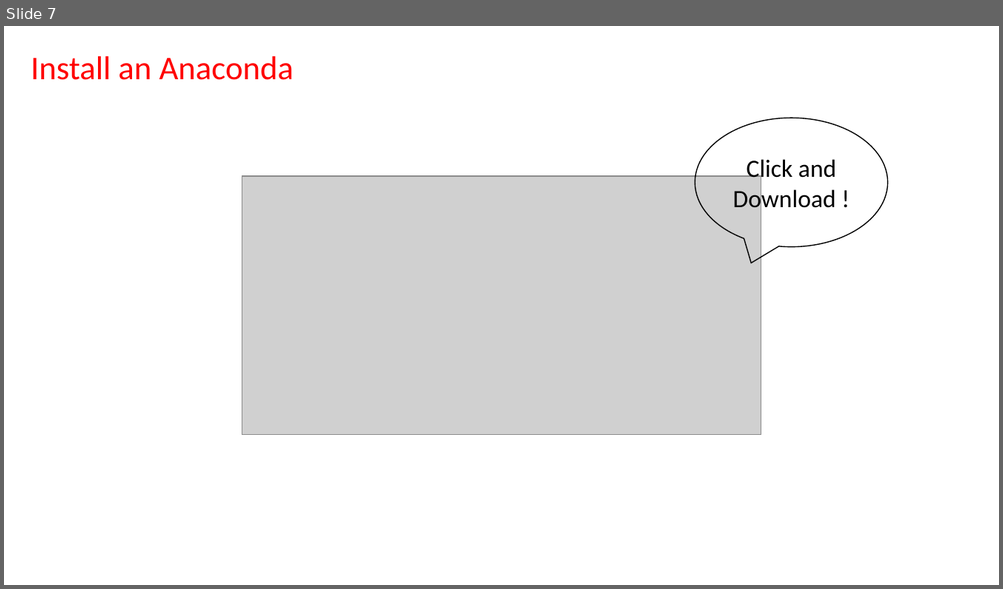
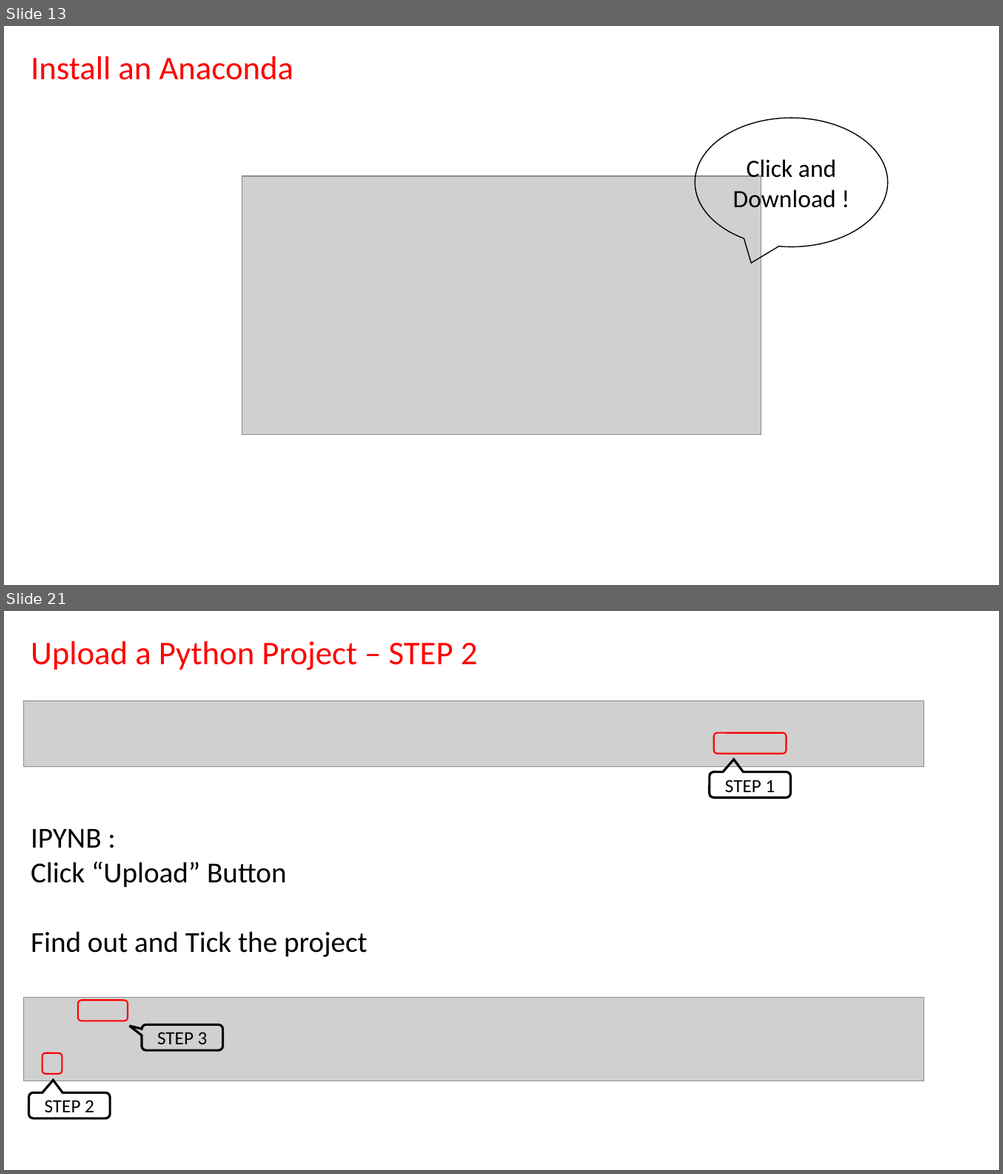
Before and after one commit to SCU-LAWTECH/110-1_LawTech, a slide deck: 20211013-Lesson-1/20211013_LawTech_Course_Overview.pptx. Shown one above the other, each under a label of ours: slide 7 before the commit, slides 13 and 21 after it; the slides between them are not shown. The pictures are 1003x589 and 1003x1174 pixels, drawn with LibreOffice and Linux fonts; fonts in the diff are those of the drawing; grey boxes stand for pictures. Boxes give left, top, right and bottom in pixels: in the first picture for what was removed or moved away, otherwise in the second. Text is boxed around its words. In the diff, an @@ line names an element or a change of style, - is before the commit and + after.

```diff
--- a/20211013-Lesson-1/20211013_LawTech_Course_Overview.pptx
+++ b/20211013-Lesson-1/20211013_LawTech_Course_Overview.pptx
@@ slide 21 added at (x1=4, y1=611, x2=999, y2=1170), background #FFFFFF @@
@@ text added at (x1=31, y1=641, x2=478, y2=670), 32 pt, text #FF0000 @@
+Upload a Python Project – STEP 2
@@ picture added at (x1=23, y1=701, x2=923, y2=768) @@
@@ rounded rectangle added at (x1=714, y1=732, x2=786, y2=754), outline #FF0000 1.5 pt @@
@@ rounded speech box added at (x1=709, y1=772, x2=791, y2=797), outline #000000 2.25 pt, 18 pt, text #000000 @@
+STEP 1
@@ text added at (x1=31, y1=829, x2=367, y2=957), 28 pt, text #000000 @@
+IPYNB :
+Click “Upload” Button
+Find out and Tick the project
@@ group added at (x1=23, y1=997, x2=923, y2=1119): 2 rounded rectangles, 2 rounded speech boxes, 1 picture @@
+STEP 2
+STEP 3
@@ what was slide 7 is now slide 13 @@
```
Also in this commit, not shown: 3 slides changed, 34 other slides added, 1 slide removed.
